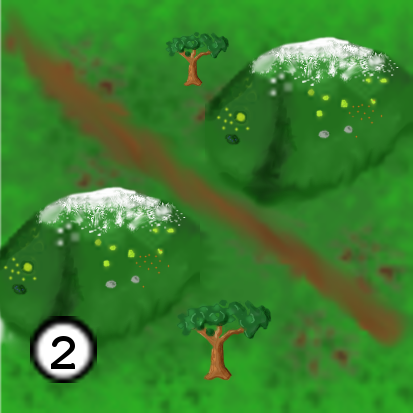
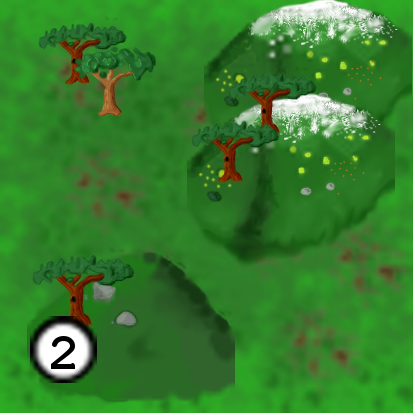
Layers edited between the first and the second 413 x 413 image:
removed layer "Copia de M-Monte 2.xcf" over 0, 185, 200, 362
removed layer "M-Monte 2.xcf" over 205, 35, 413, 212
added layer "M-Arbol 2.xcf #1" above "M-Arbol 2.xcf #3" over 30, 244, 137, 330
added layer "M-Arbol 2.xcf #3" above "M-Arbol 2.xcf #4" over 189, 111, 281, 186
added layer "M-Arbol 2.xcf #4" above "M-Monte 2.xcf #1" over 226, 63, 318, 138
added layer "M-Monte 2.xcf #1" above "M-Monte 2.xcf #2" over 187, 92, 395, 269
renamed "M-Arbol 1.xcf #2" to "M-Monte 2.xcf #2", painted on it over 163, 0, 412, 174
painted on "M-Arbol 1.xcf #1" over 71, 45, 275, 384
added layer "M-Arbol 2.xcf #2" above "M-Monte 1.xcf" over 36, 15, 128, 88
added layer "M-Monte 1.xcf" above "Fondo" over 27, 248, 235, 406
painted on "Fondo" over 0, 0, 413, 413
